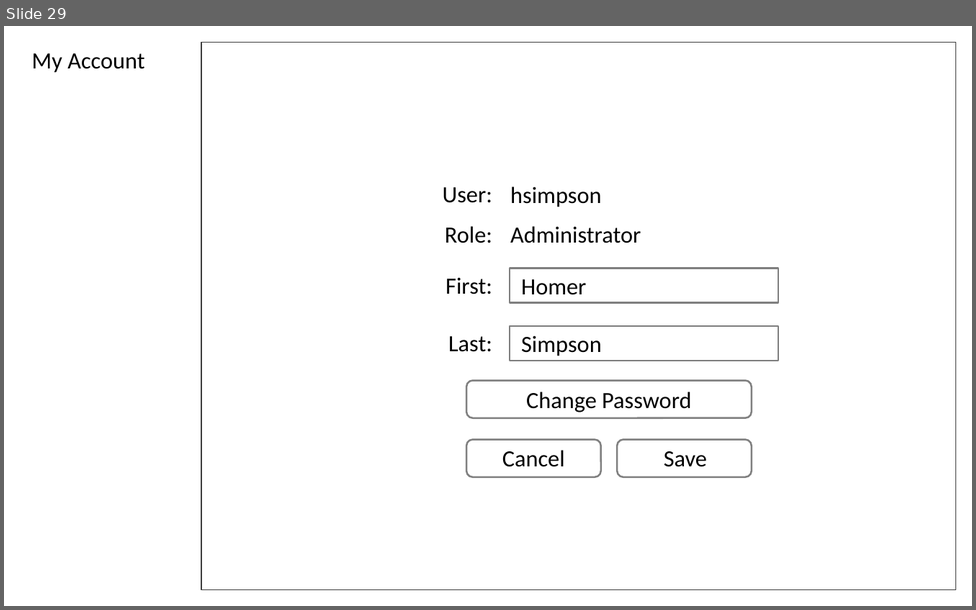
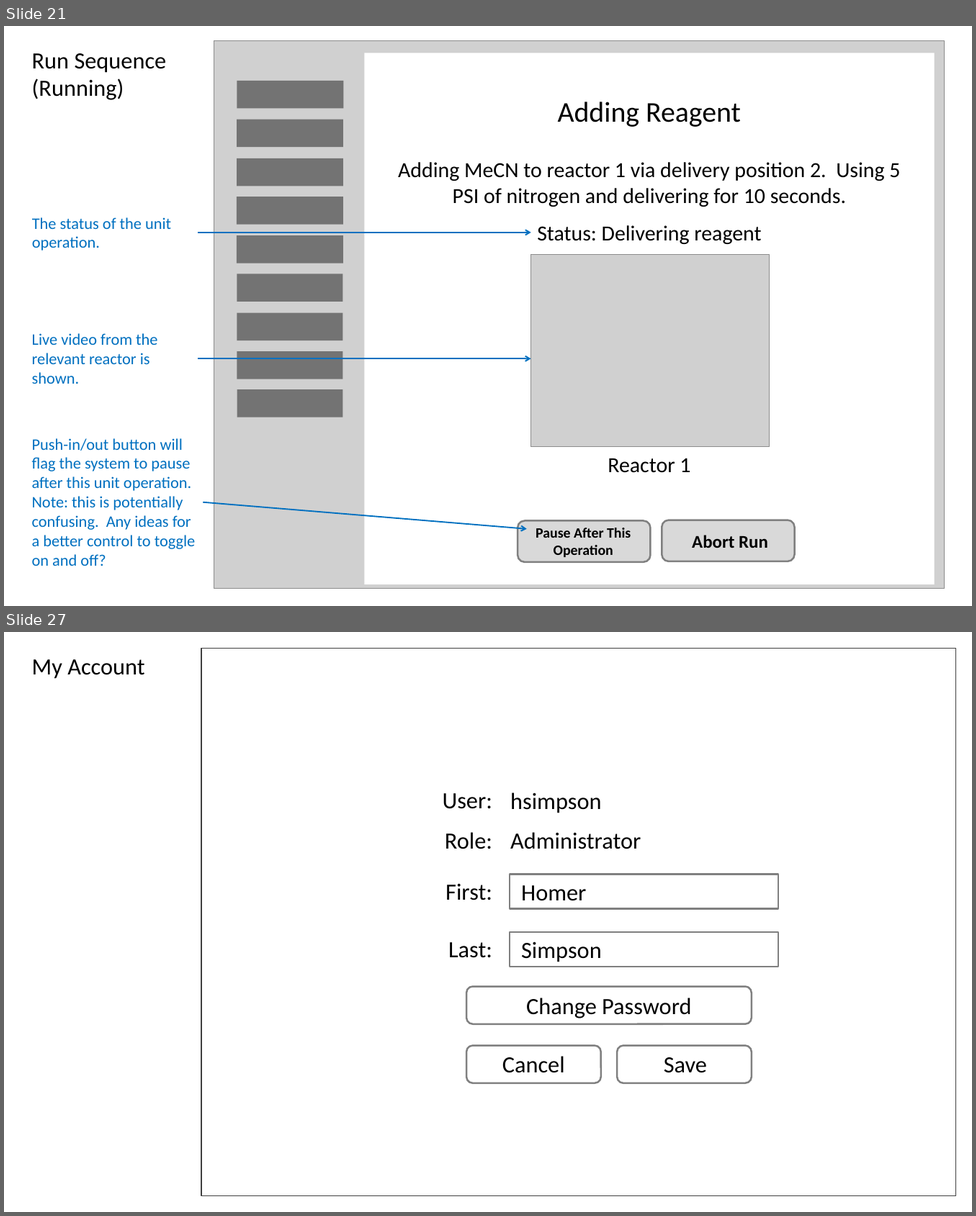
Before and after one commit to michaelvandam/elixys, a slide deck: doc/ElixysUserInterfaceWireframes3.pptx. Shown one above the other, each under a label of ours: slide 29 before the commit, slides 21 and 27 after it; the slides between them are not shown. The pictures are 976x610 and 976x1216 pixels, drawn with LibreOffice and Linux fonts; fonts in the diff are those of the drawing; grey boxes stand for pictures. Boxes give left, top, right and bottom in pixels: in the first picture for what was removed or moved away, otherwise in the second. Text is boxed around its words. In the diff, an @@ line names an element or a change of style, - is before the commit and + after.

```diff
--- a/doc/ElixysUserInterfaceWireframes3.pptx
+++ b/doc/ElixysUserInterfaceWireframes3.pptx
@@ slide 21 added at <box>4,26,972,606</box>, background #FFFFFF @@
@@ picture added at <box>214,41,944,589</box> @@
@@ text added at <box>32,53,167,100</box>, 26 pt, text #000000 @@
+Run Sequence
+(Running)
@@ rectangle added at <box>364,53,934,585</box>, fill #FFFFFF @@
@@ rounded rectangle added at <box>237,81,343,109</box>, fill #404040 at 64% opacity @@
@@ text added at <box>398,102,900,473</box>, 24 pt, text #000000 @@
+Adding Reagent
+Adding MeCN to reactor 1 via delivery position 2. Using 5 PSI of nitrogen and delivering for 10 seconds.
+Status: Delivering reagent
+Reactor 1
@@ rounded rectangle added at <box>237,120,343,147</box>, fill #404040 at 64% opacity @@
@@ rounded rectangle added at <box>237,158,343,186</box>, fill #404040 at 64% opacity @@
@@ rounded rectangle added at <box>237,197,342,225</box>, fill #404040 at 64% opacity @@
@@ text added at <box>32,218,171,251</box>, 18 pt, text #0070C0 @@
+The status of the unit operation.
@@ arrow added from (198, 233) to (531, 233), #0070C0 1.5 pt @@
@@ rounded rectangle added at <box>237,236,342,264</box>, fill #404040 at 64% opacity @@
@@ picture added at <box>531,255,769,447</box> @@
@@ rounded rectangle added at <box>237,274,342,302</box>, fill #404040 at 64% opacity @@
@@ rounded rectangle added at <box>237,313,342,341</box>, fill #404040 at 64% opacity @@
@@ text added at <box>32,333,157,384</box>, 18 pt, text #0070C0 @@
+Live video from the relevant reactor is shown.
@@ arrow added from (198, 359) to (531, 359), #0070C0 1.5 pt @@
@@ rounded rectangle added at <box>237,351,342,380</box>, fill #404040 at 64% opacity @@
@@ rounded rectangle added at <box>237,390,342,418</box>, fill #404040 at 64% opacity @@
@@ text added at <box>32,439,196,566</box>, 18 pt, text #0070C0 @@
+Push-in/out button will flag the system to pause after this unit operation.
+Note: this is potentially confusing. Any ideas for a better control to toggle on and off?
@@ arrow added from (203, 503) to (527, 529), #0070C0 1.5 pt @@
@@ rounded rectangle added at <box>517,521,651,562</box>, fill #D9D9D9, outline #808080 2 pt @@
@@ rounded rectangle added at <box>661,521,795,562</box>, fill #D9D9D9, outline #808080 2 pt @@
@@ rectangle added at <box>527,529,640,554</box>, fill #D9D9D9, 16 pt, text #000000, bold @@
+Pause After This Operation
@@ text added at <box>692,535,768,548</box>, 20 pt, text #000000, bold @@
+Abort Run
@@ what was slide 29 is now slide 27 @@
```
Also in this commit, not shown: 16 slides changed, 5 other slides added, 8 slides removed.
